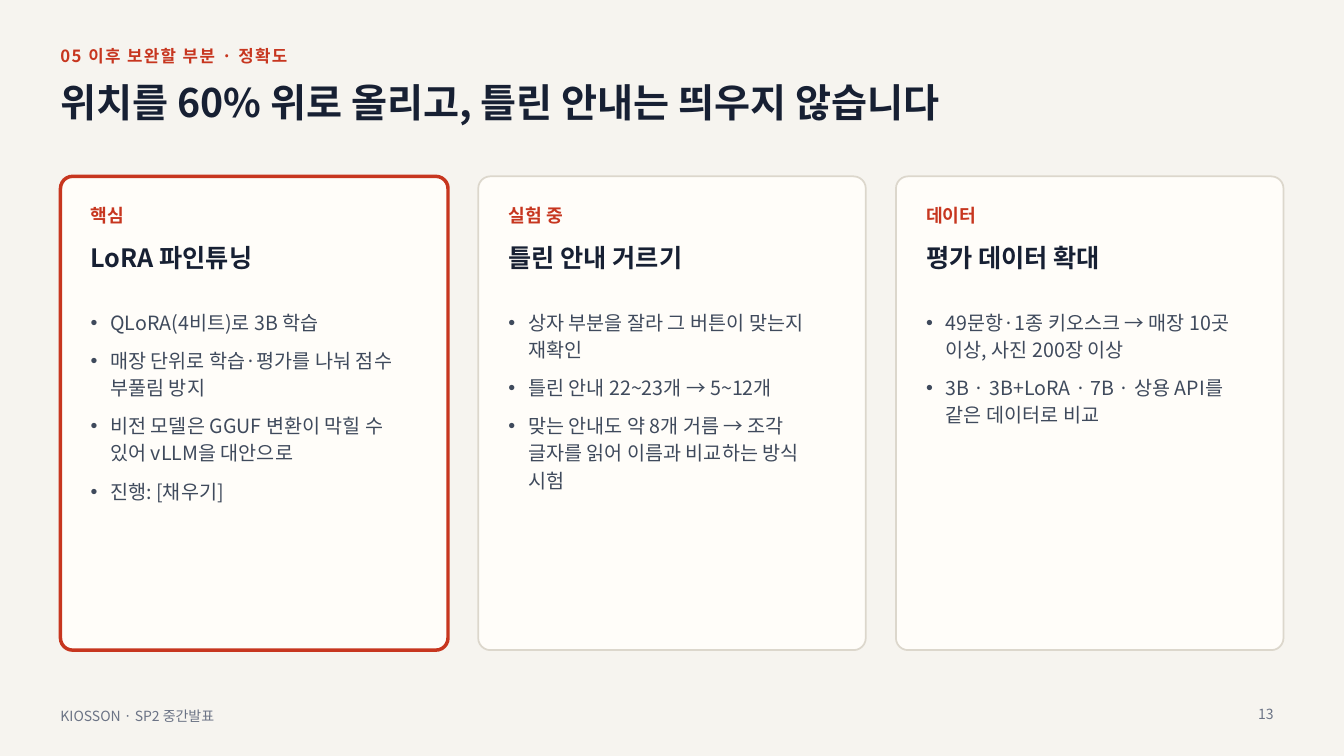
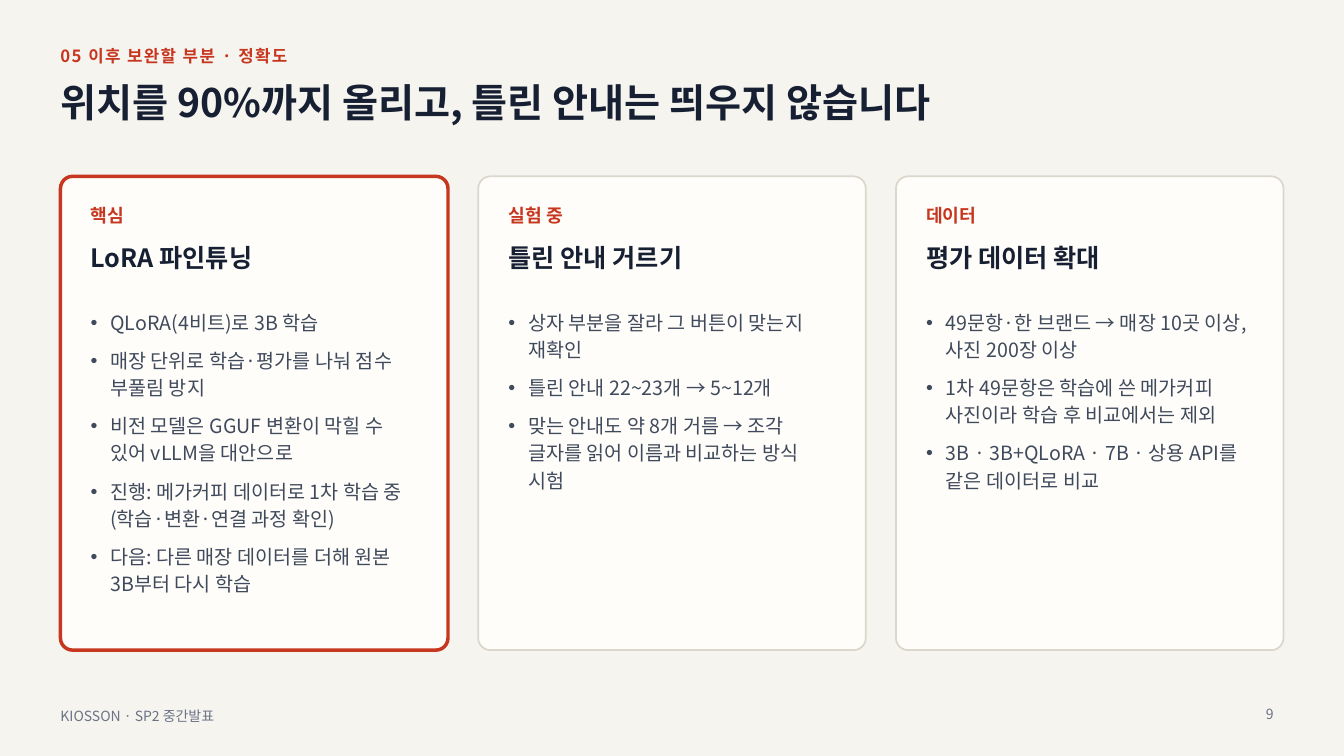
Before and after one commit to TeamProjectAIServiceDevelop/team-project, a slide deck: slide 9 of 자료/중간발표/중간발표.pptx (slide 13 before the commit). Drawn at 1344x756 pixels with LibreOffice and Linux fonts; fonts in the diff are those of the drawing. Boxes give left, top, right and bottom in pixels: in the first picture for what was removed or moved away, otherwise in the second. Text is boxed around its words. In the diff, an @@ line names an element or a change of style, - is before the commit and + after.

```diff
--- a/자료/중간발표/중간발표.pptx
+++ b/자료/중간발표/중간발표.pptx
@@ title at (60,84,931,126): text changed @@
-위치를 60% 위로 올리고, 틀린 안내는 띄우지 않습니다
+위치를 90%까지 올리고, 틀린 안내는 띄우지 않습니다
@@ text at (946,313,1247,490): text changed @@
-• 49문항·1종 키오스크 → 매장 10곳 이상, 사진 200장 이상
-• 3B · 3B+LoRA · 7B · 상용 API를 같은 데이터로 비교
+• 49문항·한 브랜드 → 매장 10곳 이상, 사진 200장 이상
+• 1차 49문항은 학습에 쓴 메가커피 사진이라 학습 후 비교에서는 제외
+• 3B · 3B+QLoRA · 7B · 상용 API를 같은 데이터로 비교
@@ text at (110,482,402,593): text changed @@
-• 진행: [채우기]
+• 진행: 메가커피 데이터로 1차 학습 중 (학습·변환·연결 과정 확인)
+• 다음: 다른 매장 데이터를 더해 원본 3B부터 다시 학습
@@ page number at (1266,708,1274,719): text changed @@
-13
+9
```
Also in this commit, not shown: 6 other slides changed, 1 slide added, 4 slides removed, 2 other files.
